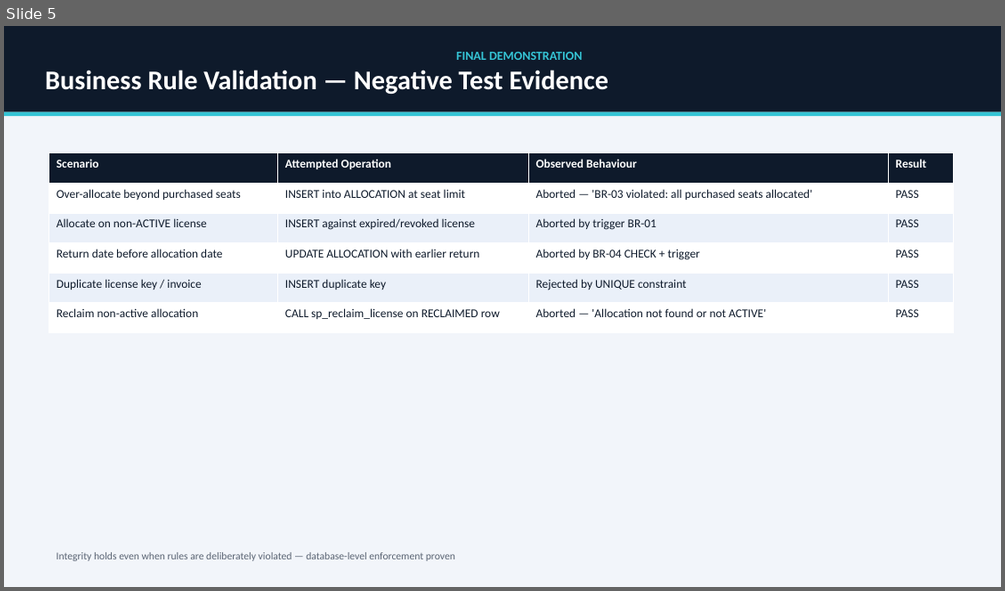
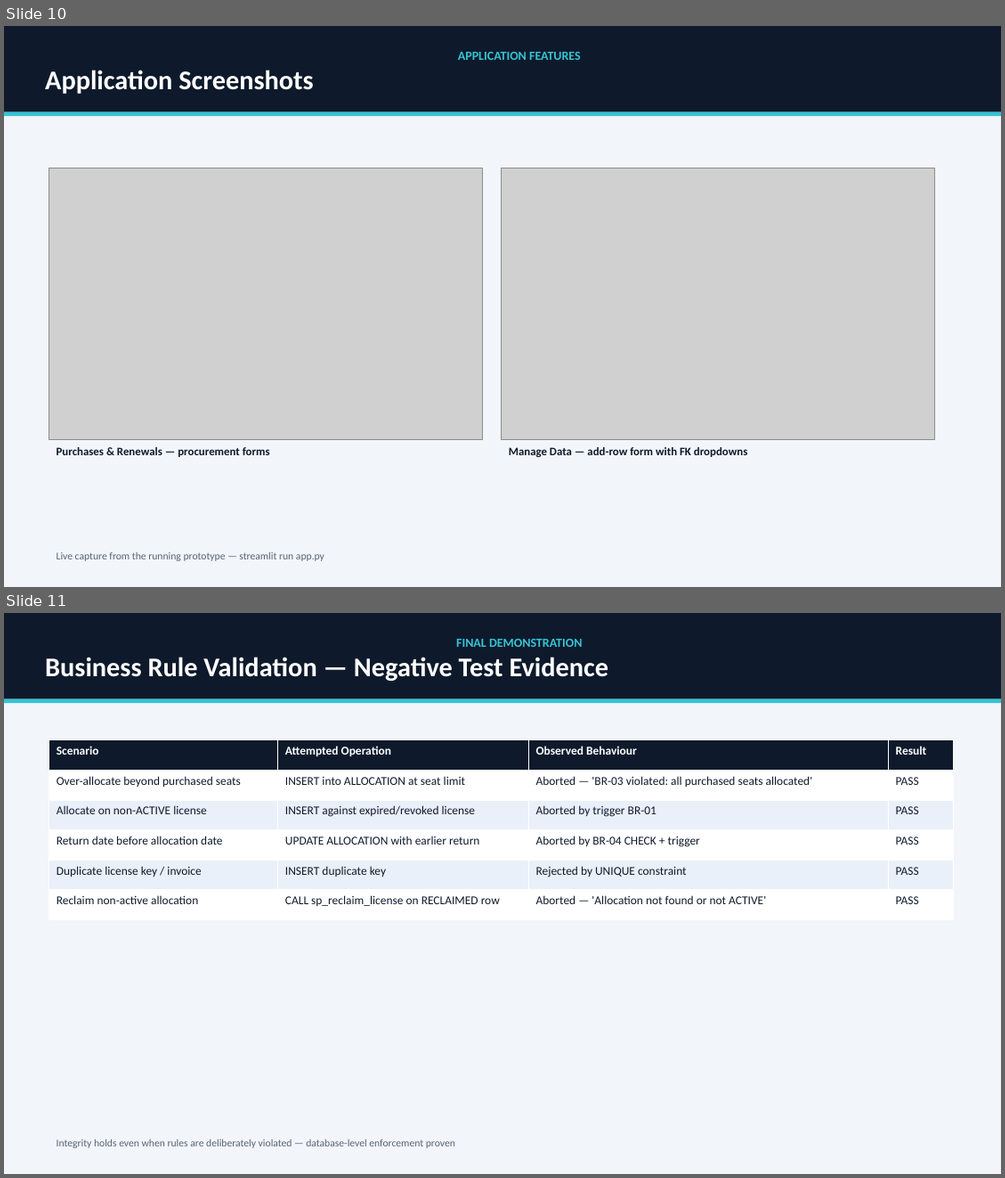
Before and after one commit to Rish3666/Software-License-Subscription-Management-System, a slide deck: ppt_review3.pptx. Shown one above the other, each under a label of ours: slide 5 before the commit, slides 10 and 11 after it. The pictures are 1005x591 and 1005x1178 pixels, drawn with LibreOffice and Linux fonts; fonts in the diff are those of the drawing; grey boxes stand for pictures. Boxes give left, top, right and bottom in pixels: in the first picture for what was removed or moved away, otherwise in the second. Text is boxed around its words. In the diff, an @@ line names an element or a change of style, - is before the commit and + after.

```diff
--- a/ppt_review3.pptx
+++ b/ppt_review3.pptx
@@ slide 10 added at box(4, 26, 1001, 587), background #FFFFFF @@
@@ rectangle added at box(4, 26, 1001, 587), fill #F2F5FA @@
@@ rectangle added at box(4, 26, 1001, 112), fill #0E1A2B, 26 pt, text #FFFFFF, bold @@
+APPLICATION FEATURES
+Application Screenshots
@@ rectangle added at box(4, 112, 1001, 117), fill #35C4D5 @@
@@ picture added at box(48, 168, 483, 439) @@
@@ picture added at box(502, 168, 935, 439) @@
@@ text added at box(57, 447, 270, 457), 11 pt, text #0E1A2B, bold @@
+Purchases & Renewals — procurement forms
@@ text added at box(509, 447, 748, 457), 11 pt, text #0E1A2B, bold @@
+Manage Data — add-row form with FK dropdowns
@@ text added at box(57, 552, 324, 561), 10 pt, text #5A6473 @@
+Live capture from the running prototype — streamlit run app.py
@@ what was slide 5 is now slide 11 @@
```
Also in this commit, not shown: 3 slides changed, 5 other slides added, 13 other files.
